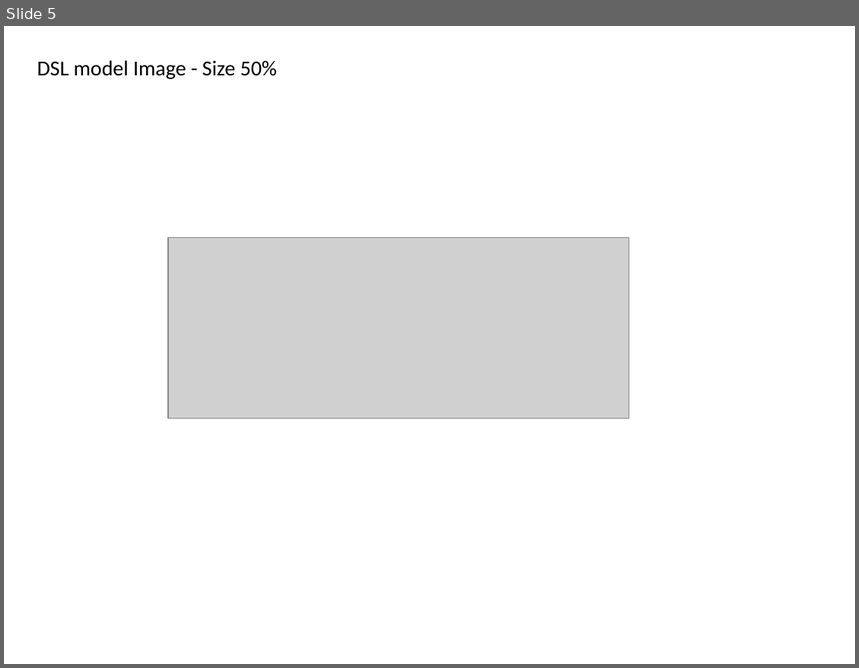
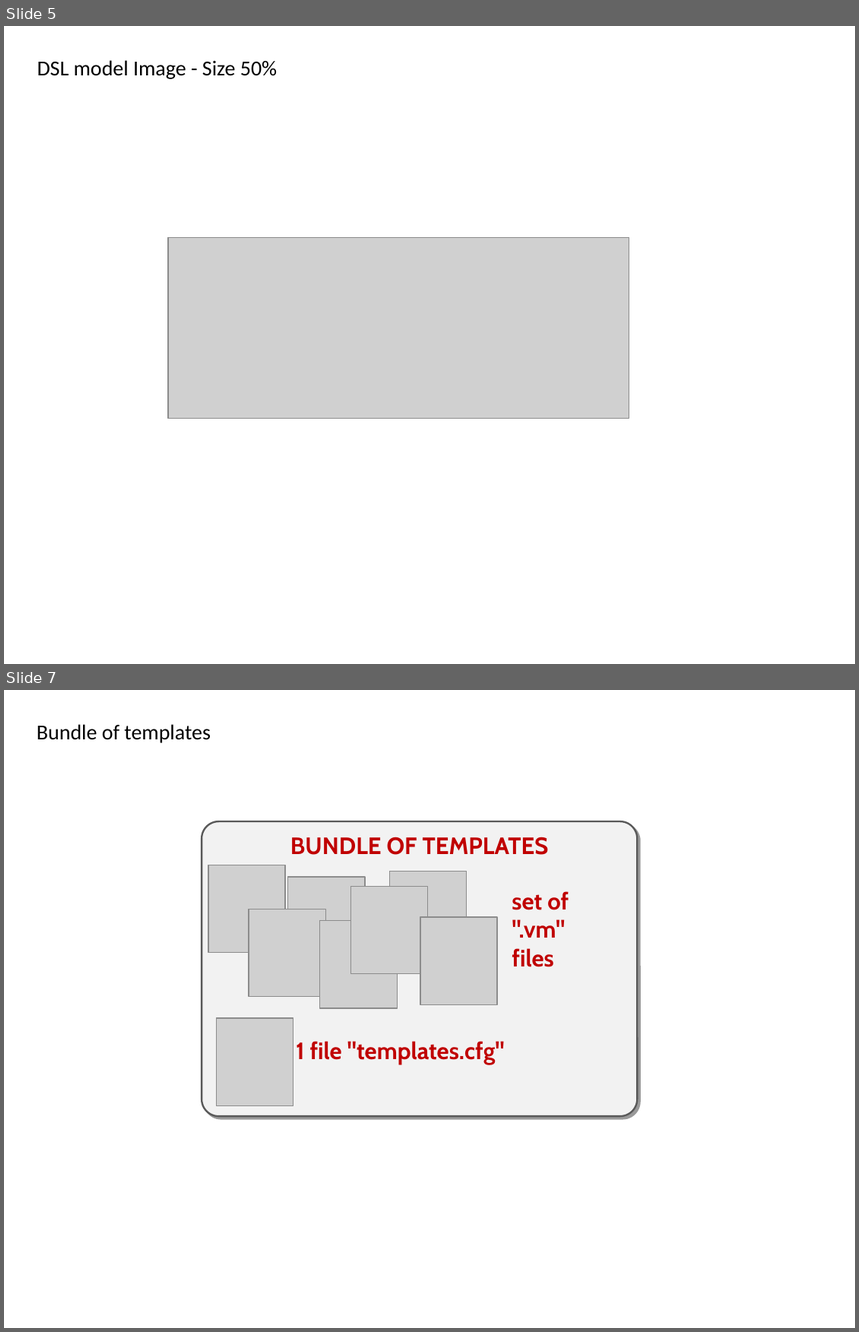
Before and after one commit to telosys-tools-doc/telosys-web-site-v3, a slide deck: img-ppt/images.ppt. Shown one above the other, each under a label of ours: slide 5 before the commit, slides 5 and 7 after it; the slides between them are not shown. The pictures are 859x668 and 859x1332 pixels, drawn with LibreOffice and Linux fonts; fonts in the diff are those of the drawing; grey boxes stand for pictures. Boxes give left, top, right and bottom in pixels: in the first picture for what was removed or moved away, otherwise in the second. Text is boxed around its words. In the diff, an @@ line names an element or a change of style, - is before the commit and + after.

```diff
--- a/img-ppt/images.ppt
+++ b/img-ppt/images.ppt
@@ slide 7 added at <box>4,690,855,1328</box>, background #FFFFFF @@
@@ text added at <box>37,724,211,743</box>, 18 pt, text #000000 @@
+Bundle of templates
@@ rounded rectangle added at <box>202,822,637,1116</box>, fill #F2F2F2, outline #595959 1.5 pt, 20 pt, text #C00000, bold @@
+BUNDLE OF TEMPLATES
@@ picture added at <box>208,866,285,953</box> @@
@@ picture added at <box>389,872,466,959</box> @@
@@ picture added at <box>288,877,365,965</box> @@
@@ picture added at <box>351,887,427,974</box> @@
@@ text added at <box>512,891,569,967</box>, 20 pt, text #C00000, bold @@
+set of
+".vm"
+files
@@ picture added at <box>249,909,325,996</box> @@
@@ picture added at <box>420,917,496,1005</box> @@
@@ picture added at <box>320,921,396,1008</box> @@
@@ picture added at <box>217,1018,294,1106</box> @@
@@ text added at <box>296,1041,505,1065</box>, 20 pt, text #C00000, bold @@
+1 file "templates.cfg"
```
Also in this commit, not shown: 1 slide changed, 2 other slides added, 3 other files.
